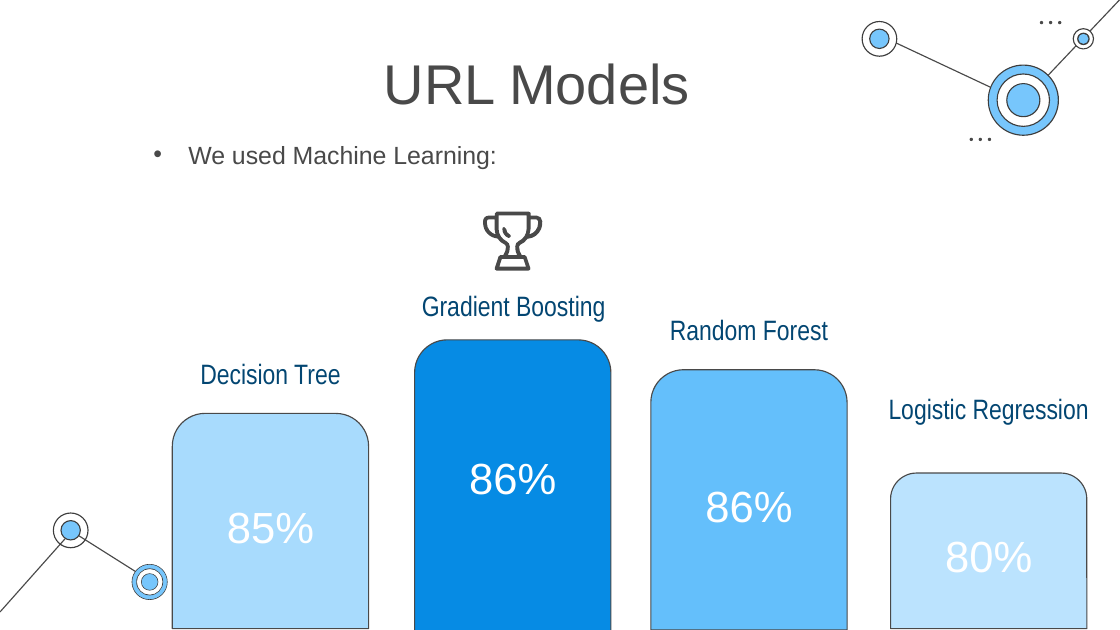
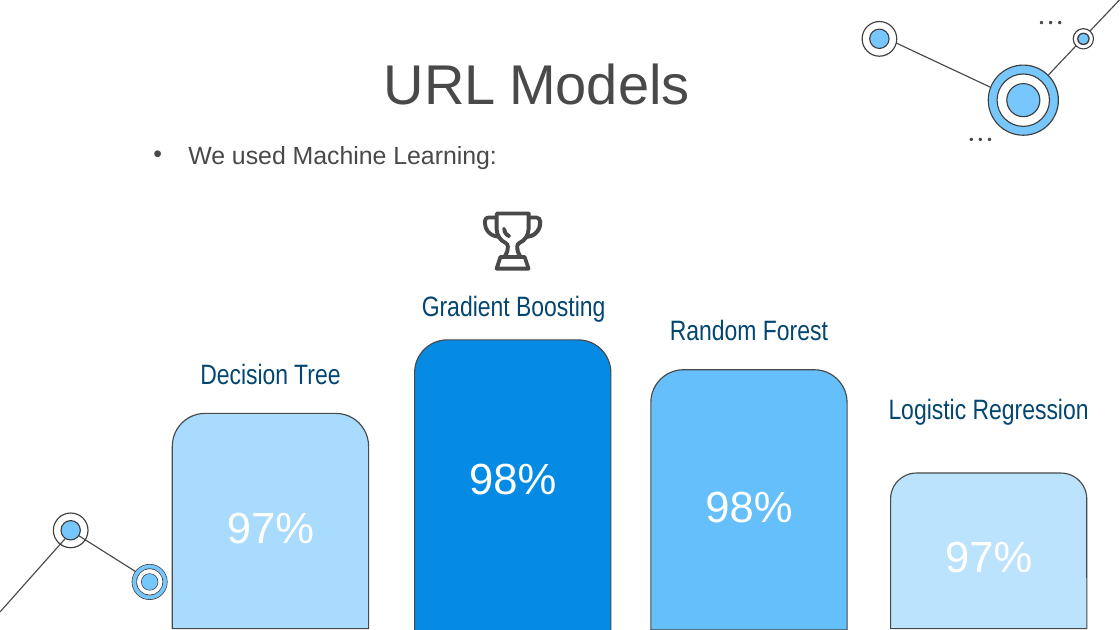
Before and after one commit to Tuwaiq-Data-Science-Bootcamp-V2/Capstone_Project, a slide deck: slide 13 of SecureClick-Presentation.pptx. Drawn at 1120x630 pixels with LibreOffice and Linux fonts; fonts in the diff are those of the drawing. Boxes give left, top, right and bottom in pixels: in the first picture for what was removed or moved away, otherwise in the second. Text is boxed around its words. In the diff, an @@ line names an element or a change of style, - is before the commit and + after.

```diff
--- a/SecureClick-Presentation.pptx
+++ b/SecureClick-Presentation.pptx
@@ text in round same rect at <box>469,463,556,495</box>: text changed @@
-86%
+98%
@@ text in round same rect at <box>705,491,792,523</box>: text changed @@
-86%
+98%
@@ text in round same rect at <box>227,513,314,543</box>: text changed @@
-85%
+97%
@@ text in round same rect at <box>945,542,1032,572</box>: text changed @@
-80%
+97%
```
Also in this commit, not shown: 1 other slide changed.
